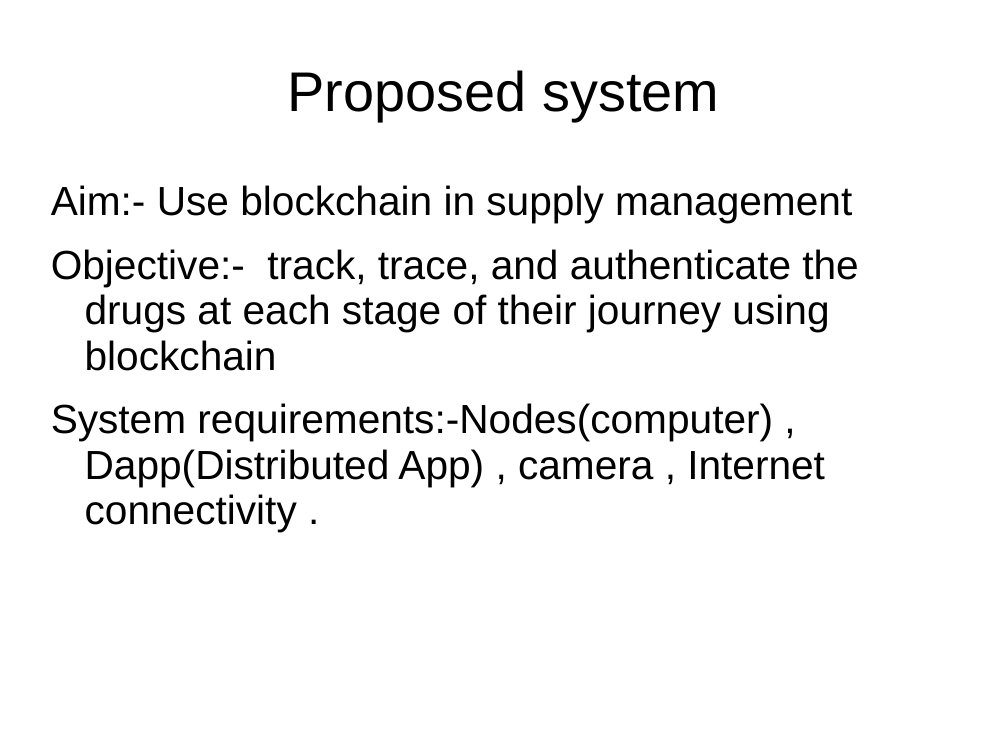
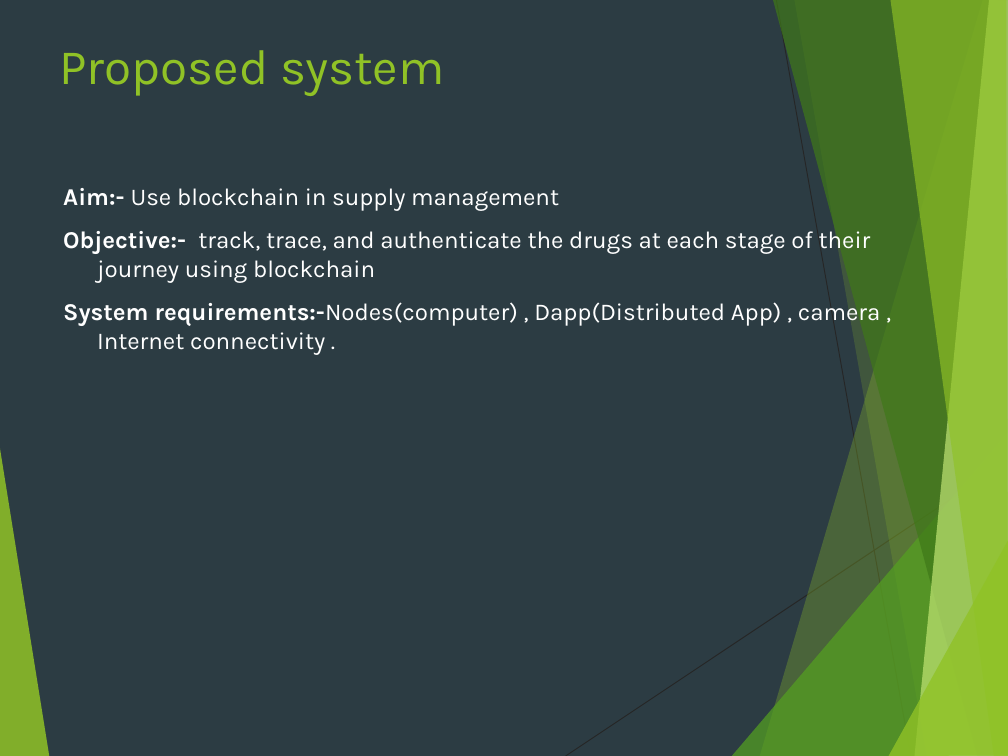
Before and after one commit to ayushbansal323/TE, a slide deck: slide 9 of Seminar/seminar1.ppt. Drawn at 1008x756 pixels with LibreOffice and Linux fonts; fonts in the diff are those of the drawing. Boxes give left, top, right and bottom in pixels: in the first picture for what was removed or moved away, otherwise in the second. Text is boxed around its words. In the diff, an @@ line names an element or a change of style, - is before the commit and + after.

```diff
--- a/Seminar/seminar1.ppt
+++ b/Seminar/seminar1.ppt
@@ background #FFFFFF to #2C3C43 @@
@@ title "Proposed system" at [59,50,444,96]: size 44 to 39 pt, font Arial to Karla, text colour #000000 to #90C226; alignment centre to left; line spacing 0.93 to 1; vertical alignment middle to top @@
@@ text "Aim:- Use blockchain in supply ..." at [63,188,881,354]: size 32 to 19 pt, font Arial to Karla, text colour #000000 to #FFFFFF; bold on in "Aim:-", "Objective:-", "System requirements:-Nodes(computer)"; indent changed; line spacing 0.93 to 1; less space between paragraphs @@
@@ group added at [0,0,1008,756]: 8 freeform shapes, 2 lines @@
```
Also in this commit, not shown: 9 other slides changed, 1 slide added, 3 other files.
